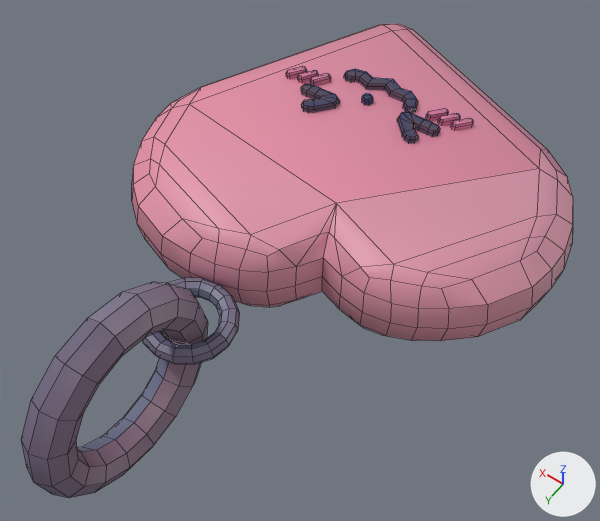
One commit to the FBX model gmtk25/Assets/Art/Models/CharmsBeads/charm_heart.fbx: the scene before it, then after it.
Camera for both pictures: a 50 mm lens placed at (-1.62, 0.98, 3.11), pointed at (-0.18, -1.03, -0.06). The axes (+X, +Y, +Z) are drawn at lower right. The lights are the same throughout. Mesh edges are drawn as thin lines.

Script lines for the objects in view, before the commit:
```python
me_cube_009 = bpy.data.meshes.new('Cube.009')
me_cube_009.from_pydata(...)  # 906 vertices, 848 faces; spans x -1.25..0.94, y -2.72..0.51, z -0.51..0.51
me_cube_009.materials.append(mat_m_masterpalette)  # picture img_t_masterpalette_png
ob_charm_heart = bpy.data.objects.new('charm_heart', me_cube_009)
ob_charm_heart.location = (0.0, 0.0, 0.0)
```
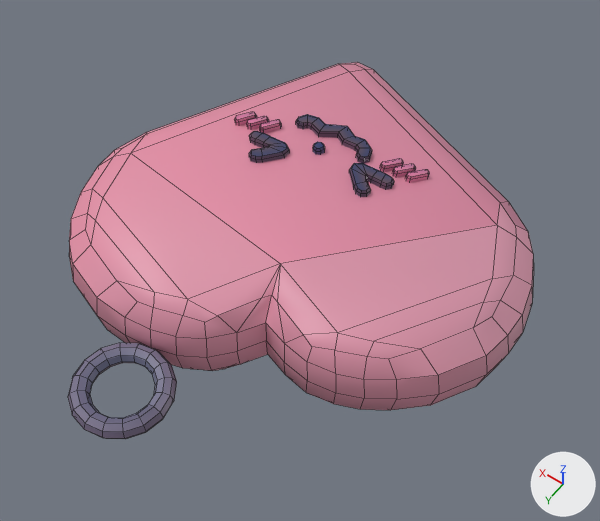
Commit message: separated charm jumper ring from charm

Pixel boxes [x1, y1, x2, y2] of what changed, in the pictures (600 x 521 px; the box of a moved part takes in the faces that stretch with it):
'charm_heart', reshaped (16% narrower, 21% shorter)
    before: [21, 23, 573, 498]
    after: [68, 62, 534, 439]
part 1 of me_cube_009, moved or reshaped
    before: [132, 23, 573, 341]
    after: [69, 62, 534, 410]
part 2 of me_cube_009, moved or reshaped
    before: [451, 118, 473, 131]
    after: [405, 169, 429, 183]
part 3 of me_cube_009, moved or reshaped
    before: [426, 108, 448, 121]
    after: [380, 158, 403, 172]
part 4 of me_cube_009, moved or reshaped
    before: [438, 113, 460, 126]
    after: [392, 164, 416, 177]
part 5 of me_cube_009, moved or reshaped
    before: [301, 84, 340, 113]
    after: [249, 131, 289, 163]
part 6 of me_cube_009, moved or reshaped
    before: [361, 93, 373, 106]
    after: [313, 142, 325, 155]
part 7 of me_cube_009, moved or reshaped
    before: [344, 69, 418, 113]
    after: [296, 114, 372, 163]
part 8 of me_cube_009, moved or reshaped
    before: [397, 112, 440, 144]
    after: [349, 163, 394, 197]
part 9 of me_cube_009, moved or reshaped
    before: [286, 66, 307, 79]
    after: [234, 112, 257, 126]
part 10 of me_cube_009, moved or reshaped
    before: [310, 73, 331, 86]
    after: [259, 119, 281, 133]
part 11 of me_cube_009, moved or reshaped
    before: [297, 70, 318, 83]
    after: [246, 116, 269, 130]
part 12 of me_cube_009, cut back
    before: [21, 278, 240, 498]
    after: [68, 343, 177, 439]

The edits, one by one:
me_cube_009 is used by ob_charm_heart; location (0.0, 0.0, 0.0).
me_cube_009 had 906 vertices, 848 faces and spanned x -1.25..0.94, y -2.72..0.51, z -0.51..0.51.
me_cube_009 now has 778 vertices, 720 faces and spans x -1.25..0.94, y -2.28..0.23, z -0.29..0.29.
me_cube_009 part 1: the loose piece of 178 vertices spanning x -1.25..0.94, y -2.72..-0.64, z -0.25..0.25 is moved by (0.0, 0.43, 0.0).
me_cube_009 part 2: the loose piece of 32 vertices spanning x -0.53..-0.44, y -2.04..-1.95, z -0.29..0.29 is moved by (0.0, 0.43, 0.0).
me_cube_009 part 3: the loose piece of 32 vertices spanning x -0.39..-0.3, y -2.03..-1.94, z -0.29..0.29 is moved by (0.0, 0.43, 0.0).
me_cube_009 part 4: the loose piece of 32 vertices spanning x -0.46..-0.37, y -2.04..-1.94, z -0.29..0.29 is moved by (0.0, 0.43, 0.0).
me_cube_009 part 5: the loose piece of 80 vertices spanning x 0.1..0.32, y -1.8..-1.63, z -0.29..0.29 is moved by (0.0, 0.43, 0.0).
me_cube_009 part 6: the loose piece of 32 vertices spanning x -0.03..0.03, y -1.91..-1.85, z -0.29..0.29 is moved by (0.0, 0.43, 0.0).
me_cube_009 part 7: the loose piece of 88 vertices spanning x -0.24..0.2, y -2.08..-1.93, z -0.29..0.29 is moved by (0.0, 0.43, 0.0).
me_cube_009 part 8: the loose piece of 80 vertices spanning x -0.42..-0.2, y -1.91..-1.74, z -0.29..0.29 is moved by (0.0, 0.43, 0.0).
me_cube_009 part 9: the loose piece of 32 vertices spanning x 0.37..0.46, y -1.89..-1.79, z -0.29..0.29 is moved by (0.0, 0.43, 0.0).
me_cube_009 part 10: the loose piece of 32 vertices spanning x 0.24..0.32, y -1.91..-1.81, z -0.29..0.29 is moved by (0.0, 0.43, 0.0).
me_cube_009 part 11: the loose piece of 32 vertices spanning x 0.31..0.39, y -1.9..-1.8, z -0.29..0.29 is moved by (0.0, 0.43, 0.0).
me_cube_009 part 12: 254 vertices removed from x -0.23..0.23, y -0.66..0.51, z -0.51..0.51; 126 vertices added at x -0.23..0.23, y -0.23..0.23, z -0.05..0.05.
